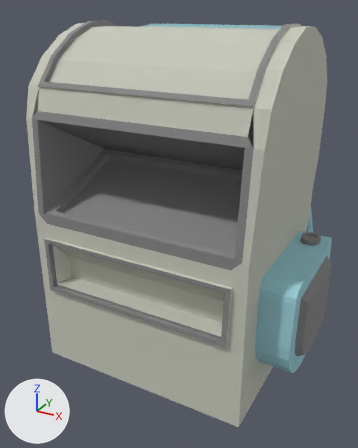
The OBJ model Assets/RecycleFactory/Buildings/Incinerator/PaperRecycler.obj: old version first, new version second.
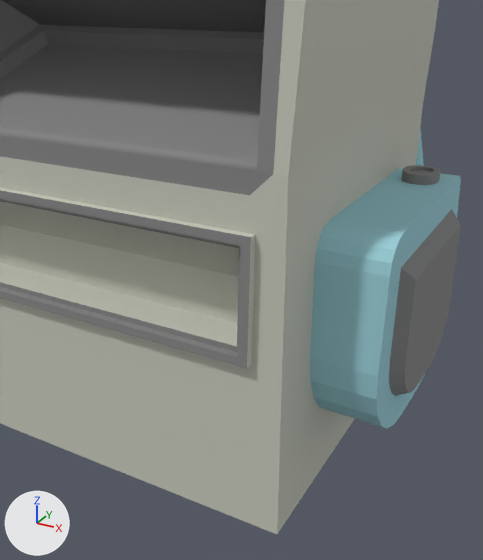
Old and new are each drawn whole from a 50 mm camera at (6.79, -12.68, 10.48) aimed at (0.09, -0.5, 4.39) and again close up from a 50 mm camera at (6.25, -9.36, 6.85) aimed at (1.48, -0.68, 2.51). Lighting does not change. The marker at lower left points along +X, +Y and +Z. Where no turn or scale is listed for an object, it has been applied to the vertices. Vertices at the same position are counted once.

Names of what the first close-up shows: 'BézierCurve'.
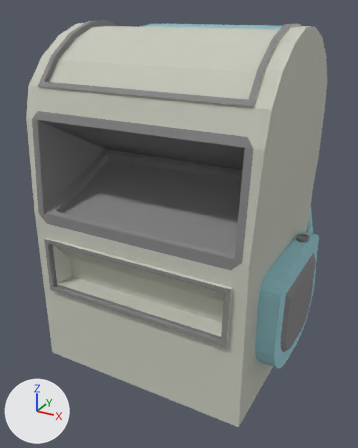
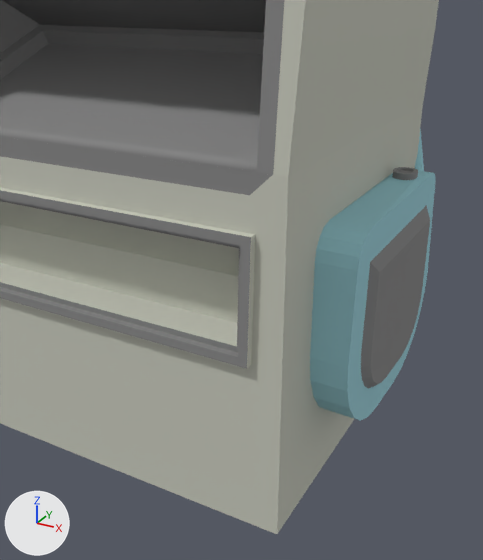
Boxes (x1, y1, x2, y2) around the edits, measured in the close-ups (483 x 560 px; the box of a moved part takes in the faces that stretch with it):
'BézierCurve', reshaped
    before: (0, 0, 461, 534)
    after: (0, 0, 439, 534)
part 1 of me_béziercurve, moved or reshaped
    before: (310, 165, 461, 429)
    after: (310, 167, 436, 421)

The edits, one by one:
me_béziercurve is used by ob_béziercurve; location (0.0, 0.0, 0.0).
me_béziercurve had 485 vertices, 469 faces and spanned x -3.48..4.48, y -3.1..3.06, z 0.0..10.08.
me_béziercurve now has 485 vertices, 471 faces and spans x -3.48..4.0, y -3.1..3.06, z 0.0..10.08.
Part 1, on me_béziercurve:
32 vertices are removed from x 3.54..3.75, y 0.63..1.05, z 4.12..4.27.
37 faces are deleted.
38 vertices in x 4.25..4.32, y -2.13..1.57, z 0.87..4.12 move by (-0.4, 0.0, 0.0).
10 vertices in x 4.44..4.48, y -1.5..0.94, z 1.42..3.46 move by (-0.48, 0.0, 0.0).
6 vertices in x 4.43..4.47, y -1.5..0.5, z 1.42..2.3 move by (-0.47, 0.0, 0.0).
5 vertices in x 4.25..4.31, y -1.71..1.15, z 0.87..1.48 move by (-0.39, 0.0, 0.0).
80 vertices move from x 3.57..4.08, y 0.51..1.12, z 4.12..4.27 to x 3.42..3.76, y 0.54..0.95, z 4.15..4.26.
20 vertices are added at x 3.4..3.54, y 0.62..0.9, z 4.16..4.25.
6 new vertices lie (0.0, 0.0, 0.04) away from vertices in x 3.47..3.5, y 0.64..0.81, z 4.22.
6 new vertices lie (0.0, 0.0, 0.1) away from vertices in x 3.4..3.57, y 0.64..0.86, z 4.12..4.16.
31 new faces join them, mat_material_005 (grey #888888).
6 new faces join them, mat_material_006 (cyan #9cd0db).
